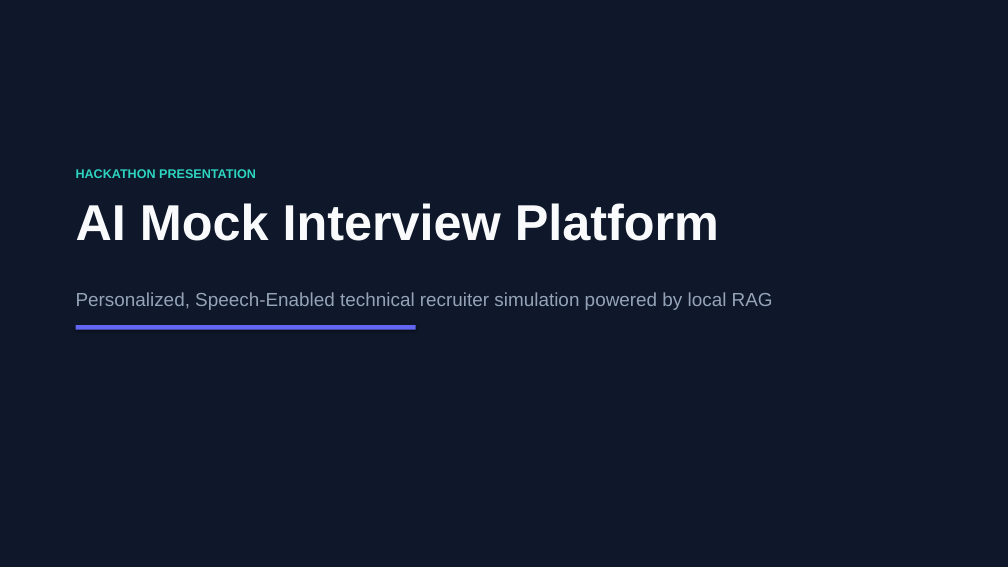
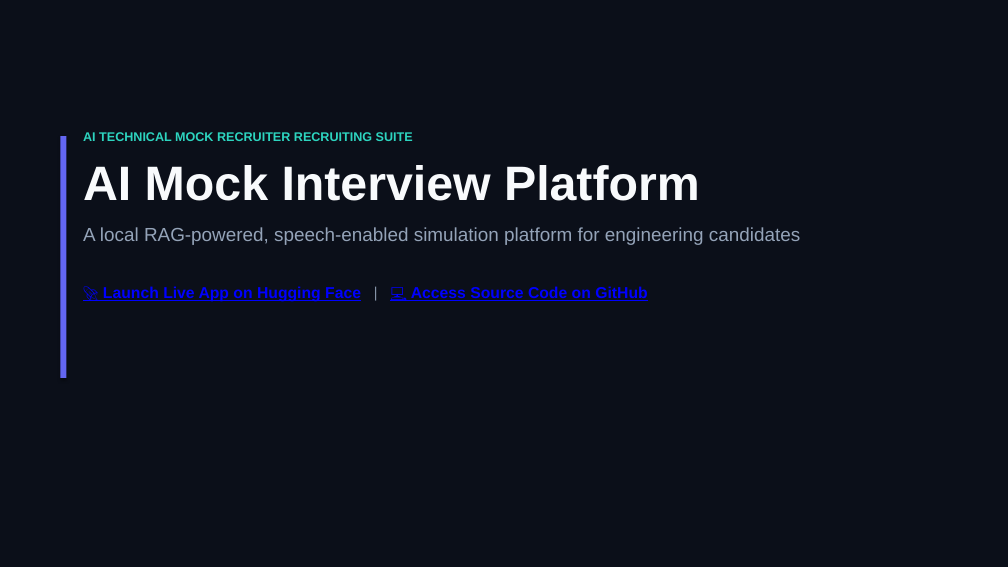
Before and after one commit to tejashri-del098/AI-Mock-Interview-Platform, a slide deck: slide 1 of assets/AI_Mock_Interview_Platform_Presentation.pptx. Drawn at 1008x567 pixels with LibreOffice and Linux fonts; fonts in the diff are those of the drawing. Boxes give left, top, right and bottom in pixels: in the first picture for what was removed or moved away, otherwise in the second. Text is boxed around its words. In the diff, an @@ line names an element or a change of style, - is before the commit and + after.

Commit message:
docs: improve PowerPoint layout with tables, cards, and clickable hyperlinks

```diff
--- a/assets/AI_Mock_Interview_Platform_Presentation.pptx
+++ b/assets/AI_Mock_Interview_Platform_Presentation.pptx
@@ rectangle at (x1=0, y1=0, x2=1008, y2=567): fill #0F172A to #0B0F19 @@
@@ rectangle added at (x1=60, y1=136, x2=67, y2=378), fill #6366F1 @@
@@ text at (x1=83, y1=132, x2=413, y2=141): text changed @@
-HACKATHON PRESENTATION
+AI TECHNICAL MOCK RECRUITER RECRUITING SUITE
@@ text "AI TECHNICAL MOCK RECRUITER RECRUITING ..." moved from (x1=76, y1=169, x2=773, y2=310) to (x1=83, y1=132, x2=800, y2=302) @@
@@ text at (x1=83, y1=165, x2=700, y2=201): size 48 to 46 pt in "AI Mock Interview Platform"; more space between paragraphs @@
@@ text at (x1=83, y1=227, x2=800, y2=302): text changed @@
-Personalized, Speech-Enabled technical recruiter simulation powered by local RAG
+A local RAG-powered, speech-enabled simulation platform for engineering candidates
+🚀 Launch Live App on Hugging Face | 💻 Access Source Code on GitHub
@@ rectangle removed at (x1=76, y1=325, x2=416, y2=330) @@
```
Also in this commit, not shown: 2 other slides changed, 3 slides added, 3 slides removed.
